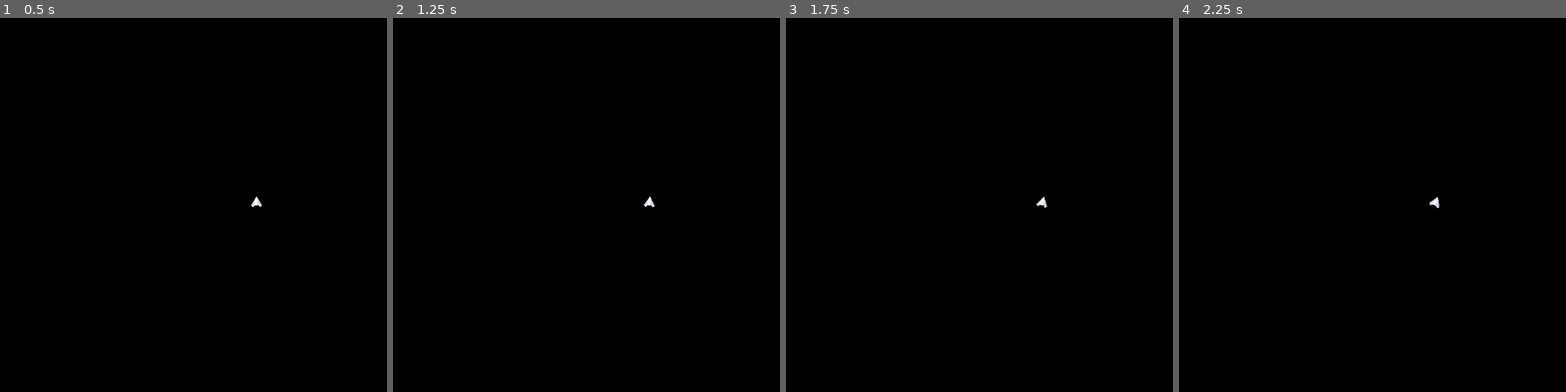
Above: before the commit, frames 1-4 (left to right).
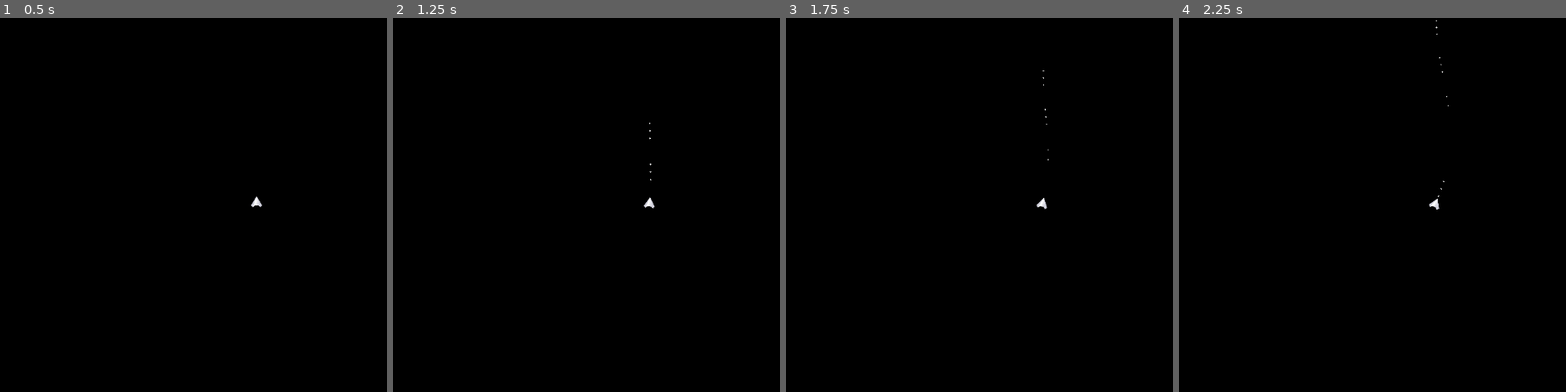
Above: after the commit, the same moments.

Repository: burakalp34/Game-Jam
Game: Godot game, scene res://Scenes/space.tscn
Same seed, same stepped clock (60 frames per second), same inputs: the game is played once before the commit and once after it.
Inputs:
- Up to frame 1 (0.5 s): no input
- Up to frame 2 (1.25 s): tap Enter (ui_accept) at 0.5, 0.77 s; hold D (Turn Right) from 0.53 s (still down); hold Space (Shoot, bound only after the commit) from 0.53 s (still down)
- Up to frame 3 (1.75 s): keep holding D (Turn Right); tap Enter (ui_accept) at 1.25, 1.52 s; release Space (Shoot, bound only after the commit) at 1.28 s; tap Space (Shoot, bound only after the commit) at 1.35 s
- Up to frame 4 (2.25 s): release D (Turn Right) at 2.03 s; hold A (Turn Left) from 2.03 s (still down); hold Space (Shoot, bound only after the commit) from 2.03 s (still down)

Frame 1 is identical in both runs. In frame 2, less than 0.1% of the frame differs, in the area x 64-68%, y 27-52%; in frame 3, less than 0.1%; in frame 4, less than 0.1%, in the area x 64-70%, y 0-52%.

Commit message:
Asteroid Spawner and Gun

Diff:
--- /dev/null
+++ b/Scenes/asteroid.tscn
@@ -0,0 +1,18 @@
+[gd_scene load_steps=3 format=3 uid="uid://ck427l7v1mlt4"]
+
+[ext_resource type="Texture2D" uid="uid://ch66tl2ihpo4k" path="res://Sprites/simpleSpace_sheet@2.png" id="1_0tomg"]
+
+[sub_resource type="CircleShape2D" id="CircleShape2D_a2bka"]
+radius = 32.0
+
+[node name="Asteroid" type="RigidBody2D"]
+
+[node name="Sprite2D" type="Sprite2D" parent="."]
+scale = Vector2(0.5, 0.5)
+texture = ExtResource("1_0tomg")
+region_enabled = true
+region_rect = Rect2(400, 448, 64, 64)
+
+[node name="CollisionShape2D" type="CollisionShape2D" parent="."]
+scale = Vector2(0.5, 0.5)
+shape = SubResource("CircleShape2D_a2bka")
--- a/Scenes/bullet.tscn
+++ b/Scenes/bullet.tscn
@@ -1,3 +1,19 @@
-[gd_scene format=3 uid="uid://bwsay3cfnwobn"]
+[gd_scene load_steps=3 format=3 uid="uid://bwsay3cfnwobn"]
+
+[ext_resource type="Texture2D" uid="uid://ch66tl2ihpo4k" path="res://Sprites/simpleSpace_sheet@2.png" id="1_xjght"]
+
+[sub_resource type="CircleShape2D" id="CircleShape2D_xjght"]
+radius = 16.0
 
 [node name="Bullet" type="RigidBody2D"]
+gravity_scale = 0.0
+
+[node name="Sprite2D" type="Sprite2D" parent="."]
+scale = Vector2(0.5, 0.5)
+texture = ExtResource("1_xjght")
+region_enabled = true
+region_rect = Rect2(529, 481, 31, 31)
+
+[node name="CollisionShape2D" type="CollisionShape2D" parent="."]
+scale = Vector2(0.5, 0.5)
+shape = SubResource("CircleShape2D_xjght")
--- a/Scenes/space.tscn
+++ b/Scenes/space.tscn
@@ -1,8 +1,10 @@
-[gd_scene load_steps=2 format=3 uid="uid://dvprhe1k03m3u"]
+[gd_scene load_steps=3 format=3 uid="uid://dvprhe1k03m3u"]
 
 [ext_resource type="PackedScene" uid="uid://cb5domllwl33h" path="res://Scenes/spaceship.tscn" id="1_0ll74"]
+[ext_resource type="Script" uid="uid://buevb5jy4vdqe" path="res://Scripts/GameController.gd" id="1_p3ued"]
 
 [node name="Space" type="Node2D"]
+script = ExtResource("1_p3ued")
 
 [node name="Camera2D" type="Camera2D" parent="."]
 zoom = Vector2(0.2, 0.2)
--- a/Scenes/spaceship.tscn
+++ b/Scenes/spaceship.tscn
@@ -19,3 +19,6 @@
 [node name="CollisionShape2D" type="CollisionShape2D" parent="."]
 position = Vector2(0, 4)
 shape = SubResource("CircleShape2D_1hcmv")
+
+[node name="Bullet Launch Pos" type="Node2D" parent="."]
+position = Vector2(0, -80)
--- /dev/null
+++ b/Scripts/GameController.gd
@@ -0,0 +1,41 @@
+extends Node2D
+
+@onready var player = $Spaceship
+@onready var asteroid = preload("res://Scenes/asteroid.tscn")
+
+var asteroidSpawnRadius = 2000
+var defaultCooldown = 2
+var asteroidSpawnCooldown = 2
+var asteroidForce = 10
+
+# Called when the node enters the scene tree for the first time.
+func _ready() -> void:
+	pass # Replace with function body.
+
+
+# Called every frame. 'delta' is the elapsed time since the previous frame.
+func _process(delta: float) -> void:
+	asteroidSpawnCooldown -= delta
+	if(asteroidSpawnCooldown <= 0):
+		asteroidSpawnCooldown = defaultCooldown
+		spawnAsteroid(asteroidSpawnRadius)
+
+func spawnAsteroid(radius):
+	var firstAngle = randf_range(0, 2 * PI)
+	var secondAngle = firstAngle + randi_range(-60, 60)
+
+	if(secondAngle < 0):
+		secondAngle = (2 * PI) + secondAngle
+	elif(secondAngle > 2 * PI):
+		secondAngle -= 2 * PI
+
+	var firstPos = Vector2(cos(firstAngle), sin(firstAngle)) * radius + player.global_position
+	print(firstPos)
+	var secondPos = Vector2(cos(secondAngle), sin(secondAngle)) * radius + player.global_position
+
+	var dirVector = (secondPos - firstPos).normalized()
+
+	var go = asteroid.instantiate()
+	go.apply_impulse(secondPos * asteroidForce, firstPos)
+	add_child(go)
+	print("Asteroid!")
--- a/Scripts/SpaceshipController.gd
+++ b/Scripts/SpaceshipController.gd
@@ -3,10 +3,21 @@
 var thrustersFiring = false
 var turningRight = false
 var turningLeft = false
+var shooting = false
 
 var thrust = 3000 #in newtons
 var rcsThrust = 10000 #in newtons
 var littleBitOfFriction = 5 #in newtons for arcady gameplay
+var bulletForce = 1000
+
+var bullet = preload("res://Scenes/bullet.tscn")
+@onready var bulletPos = $"Bullet Launch Pos"
+var regularCooldown = 0.05
+var burstCooldown = 0.2
+var shotCooldown = 0.05
+var burstCount = 3
+var maxBurst = 3
+var canShoot = true
 
 # Called when the node enters the scene tree for the first time.
 func _ready() -> void:
@@ -31,6 +42,26 @@
 	#if($".".linear_velocity != Vector2.ZERO):
 		#$".".apply_force(-$".".linear_velocity * littleBitOfFriction)
 
+	if(shooting and canShoot):
+		canShoot = false
+
+		var go = bullet.instantiate()
+		go.apply_impulse(-transform.y * bulletForce, bulletPos.global_position)
+		add_child(go)
+		print("Shoot!")
+
+		maxBurst -= 1
+
+	if(!canShoot):
+		shotCooldown -= delta
+	if(shotCooldown <= 0):
+		shotCooldown = regularCooldown
+		canShoot = true
+	if(maxBurst <= 0):
+		maxBurst = burstCount
+		canShoot = false
+		shotCooldown = burstCooldown
+
 func _input(event: InputEvent) -> void:
 	if(event.is_action_pressed("Thrusters")):
 		thrustersFiring = true
@@ -49,3 +80,11 @@
 
 	if(event.is_action_released("Turn Left")):
 		turningLeft = false
+
+	if(event.is_action_pressed("Shoot")):
+		shooting = true
+		maxBurst = burstCount
+		shotCooldown = regularCooldown
+
+	if(event.is_action_released("Shoot")):
+		shooting = false
--- a/project.godot
+++ b/project.godot
@@ -13,7 +13,8 @@
 config/name="Game Jam LLN"
 run/main_scene="uid://dvprhe1k03m3u"
 config/features=PackedStringArray("4.5", "Mobile")
-config/icon="res://icon.svg"
+config/icon="res://Sprites/icon.svg"
+<<<<<<<HEADrun/main_scene="uid://dvprhe1k03m3u"
 
 [input]
 
@@ -32,6 +33,11 @@
 "events": [Object(InputEventKey,"resource_local_to_scene":false,"resource_name":"","device":-1,"window_id":0,"alt_press …(191 unchanged characters)…
 ]
 }
+Shoot={
+"deadzone": 0.2,
+"events": [Object(InputEventKey,"resource_local_to_scene":false,"resource_name":"","device":-1,"window_id":0,"alt_pressed":false,"shift_pressed":false,"ctrl_pressed":false,"meta_pressed":false,"pressed":false,"keycode":0,"physical_keycode":32,"key_label":0,"unicode":32,"location":0,"echo":false,"script":null)
+]
+}
 
 [rendering]
 
Renamed: node_2d.tscn -> Scenes/node_2d.tscn
Not shown, added: Scripts/GameController.gd.uid
Renamed: icon.svg -> Sprites/icon.svg
Not shown, changed: Sprites/icon.svg.import
